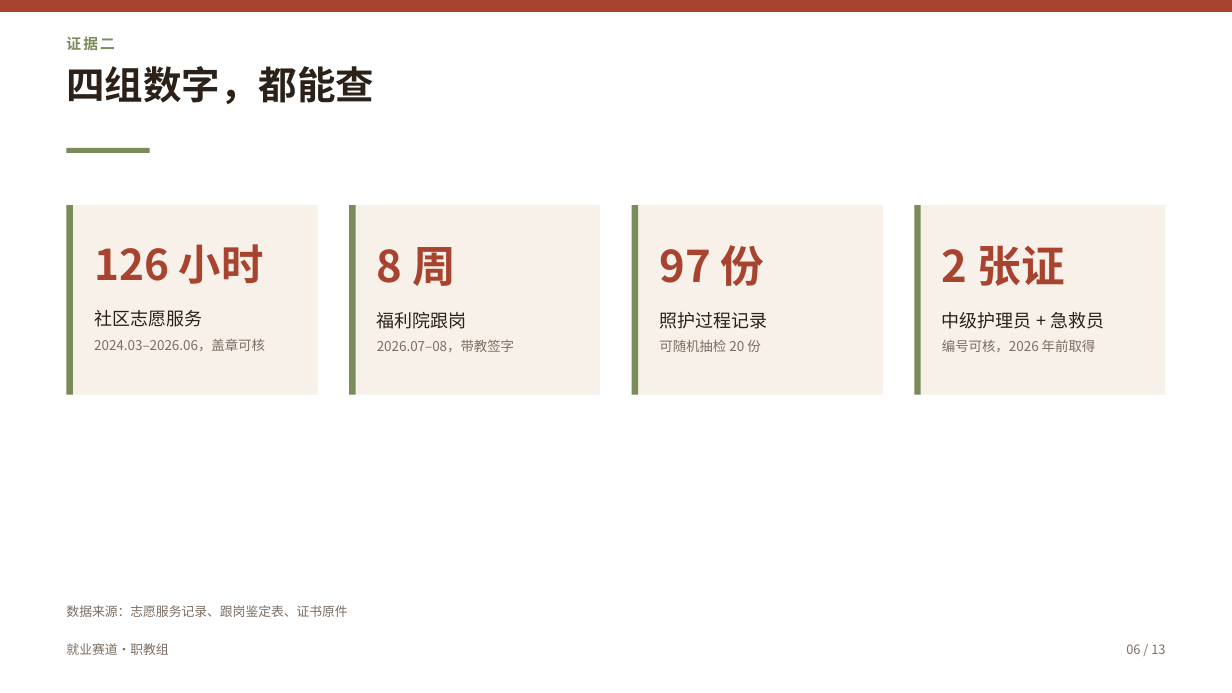
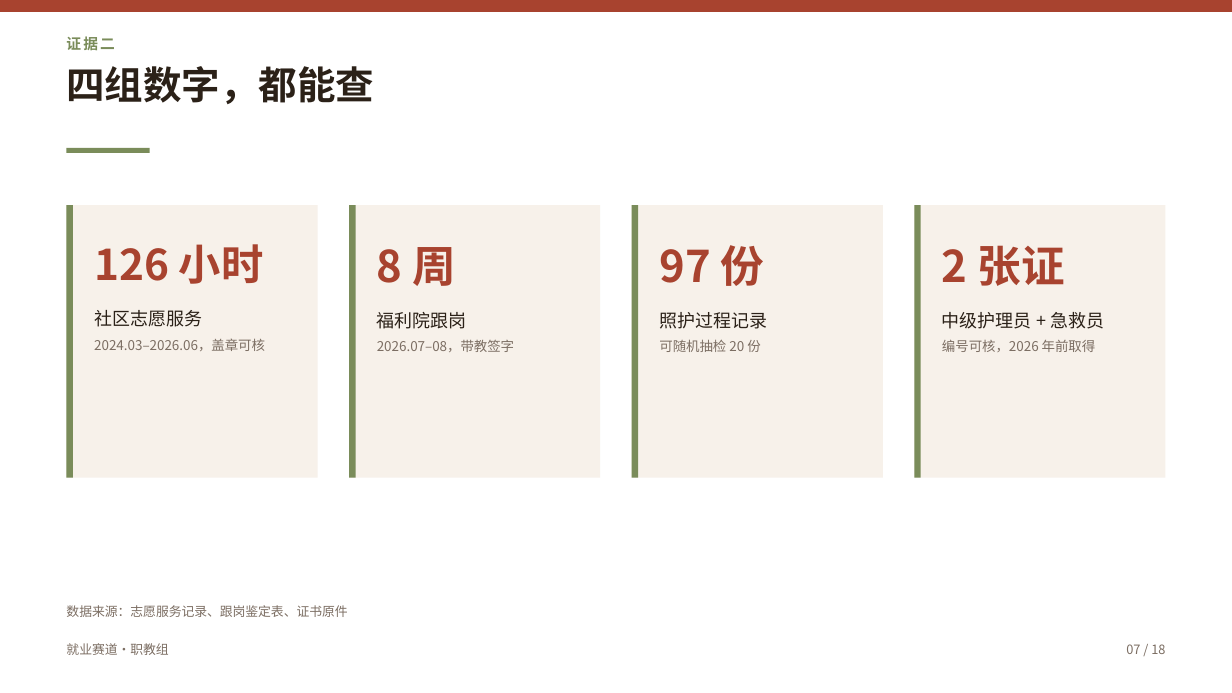
Before and after one commit to John-20260101/zgs-ppt, a slide deck: slide 7 of examples/case-wang/王某某-求职综合展示.pptx (slide 6 before the commit). Drawn at 1232x693 pixels with LibreOffice and Linux fonts; fonts in the diff are those of the drawing. Boxes give left, top, right and bottom in pixels: in the first picture for what was removed or moved away, otherwise in the second. Text is boxed around its words. In the diff, an @@ line names an element or a change of style, - is before the commit and + after.

```diff
--- a/examples/case-wang/王某某-求职综合展示.pptx
+++ b/examples/case-wang/王某某-求职综合展示.pptx
@@ rectangle resized from (x1=67, y1=205, x2=318, y2=395) to (x1=67, y1=205, x2=318, y2=478) @@
@@ rectangle resized from (x1=67, y1=205, x2=73, y2=395) to (x1=67, y1=205, x2=73, y2=478) @@
@@ rectangle resized from (x1=349, y1=205, x2=601, y2=395) to (x1=349, y1=205, x2=601, y2=478) @@
@@ rectangle resized from (x1=349, y1=205, x2=356, y2=395) to (x1=349, y1=205, x2=356, y2=478) @@
@@ rectangle resized from (x1=632, y1=205, x2=884, y2=395) to (x1=632, y1=205, x2=884, y2=478) @@
@@ rectangle resized from (x1=632, y1=205, x2=639, y2=395) to (x1=632, y1=205, x2=639, y2=478) @@
@@ rectangle resized from (x1=914, y1=205, x2=1165, y2=395) to (x1=914, y1=205, x2=1165, y2=478) @@
@@ rectangle resized from (x1=914, y1=205, x2=921, y2=395) to (x1=914, y1=205, x2=921, y2=478) @@
@@ more space between paragraphs in 3 elements at (x1=659, y1=340, x2=760, y2=352), (x1=942, y1=340, x2=1096, y2=352), (x1=66, y1=605, x2=347, y2=617) @@
@@ text at (x1=1126, y1=644, x2=1165, y2=654): text changed @@
-06 / 13
+07 / 18
```
Also in this commit, not shown: 12 other slides changed, 5 slides added, 31 other files.
